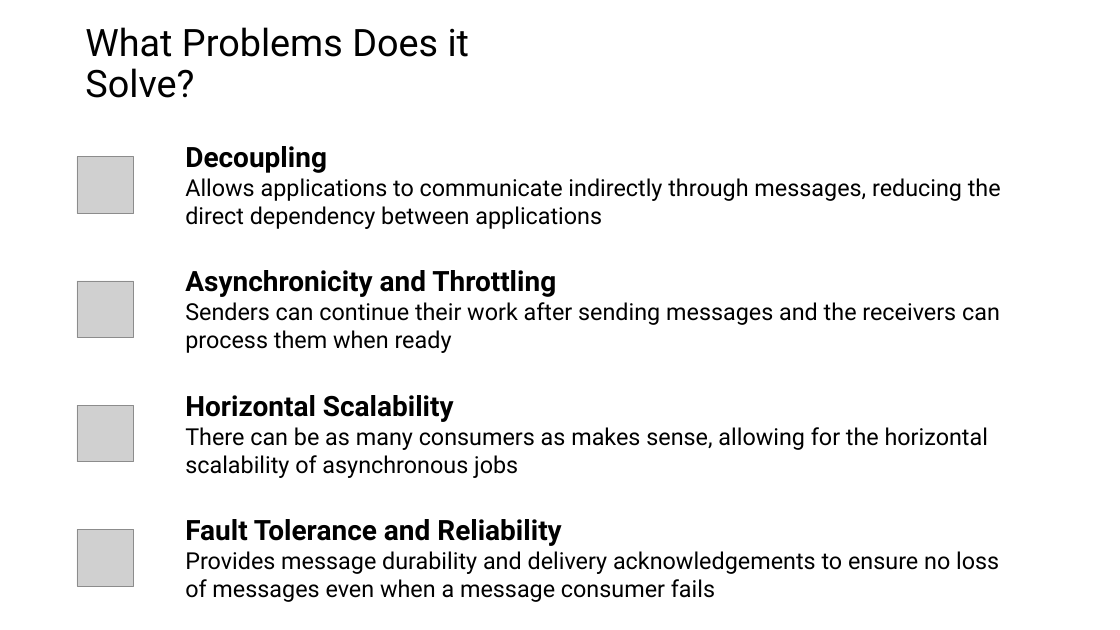
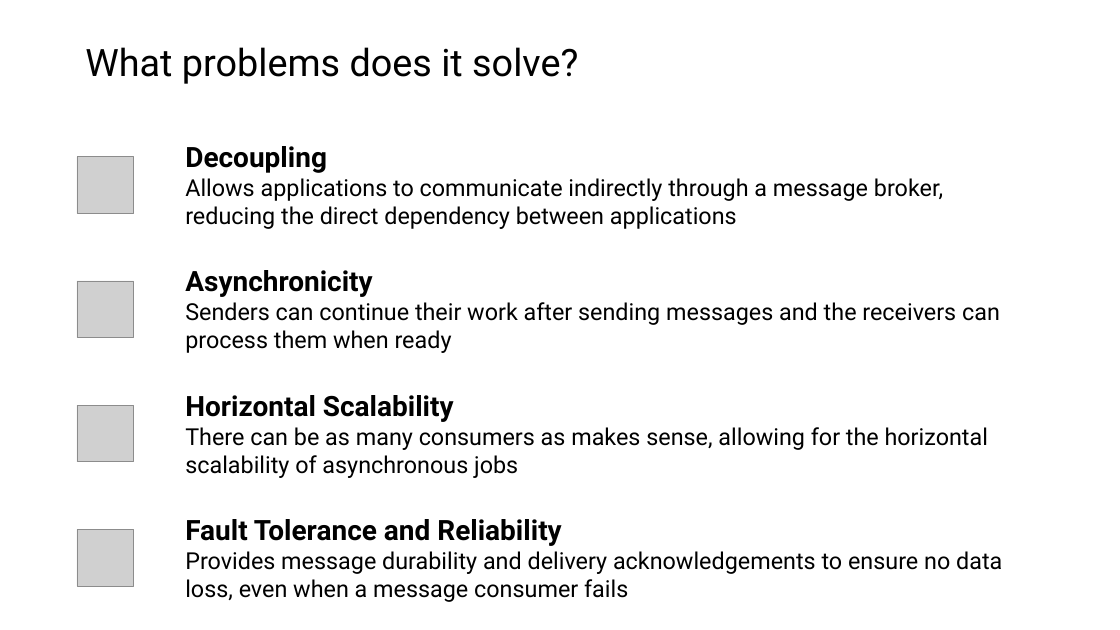
Before and after one commit to roblappcoupa/rabbitmq-presentation, a slide deck: slide 6 of Docs/RabbitMQ.pptx (slide 4 before the commit). Drawn at 1120x630 pixels with LibreOffice and Linux fonts; fonts in the diff are those of the drawing; grey boxes stand for pictures. Boxes give left, top, right and bottom in pixels: in the first picture for what was removed or moved away, otherwise in the second. Text is boxed around its words. In the diff, an @@ line names an element or a change of style, - is before the commit and + after.

```diff
--- a/Docs/RabbitMQ.pptx
+++ b/Docs/RabbitMQ.pptx
@@ title at [85,47,578,84]: text changed @@
-What Problems Does it Solve?
+What problems does it solve?
@@ text at [185,178,943,229]: text changed @@
-Allows applications to communicate indirectly through messages, reducing the direct dependency between applications
+Allows applications to communicate indirectly through a message broker, reducing the direct dependency between applications
@@ text at [185,270,372,297]: text changed @@
-Asynchronicity and Throttling
+Asynchronicity
@@ text at [185,551,1002,602]: text changed @@
-Provides message durability and delivery acknowledgements to ensure no loss of messages even when a message consumer fails
+Provides message durability and delivery acknowledgements to ensure no data loss, even when a message consumer fails
```
Also in this commit, not shown: 14 other slides changed, 3 slides added, 1 other file.
